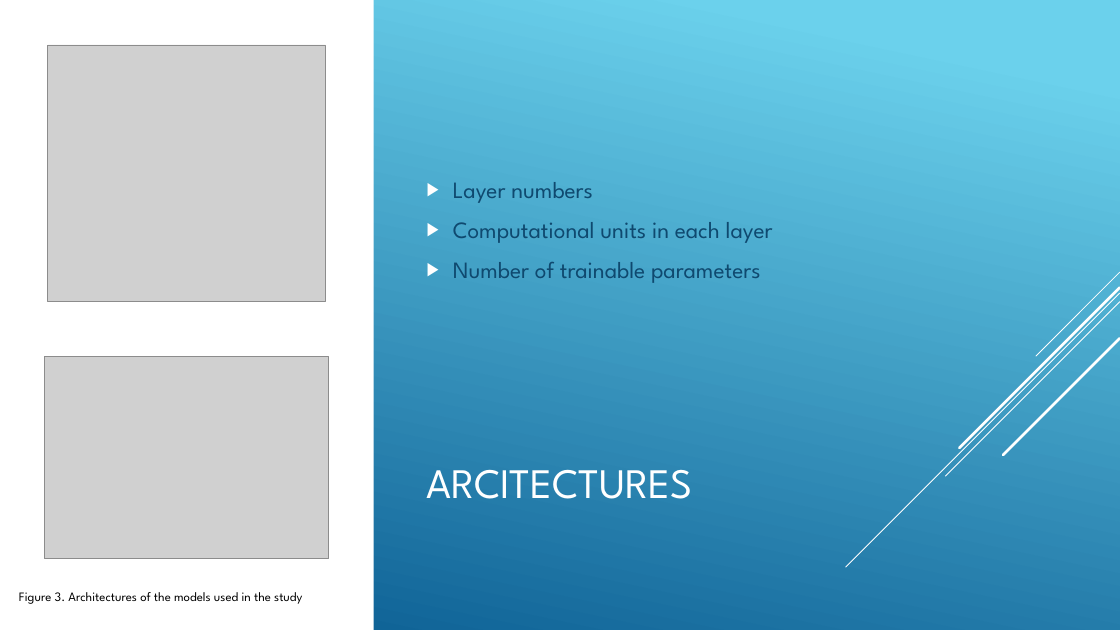
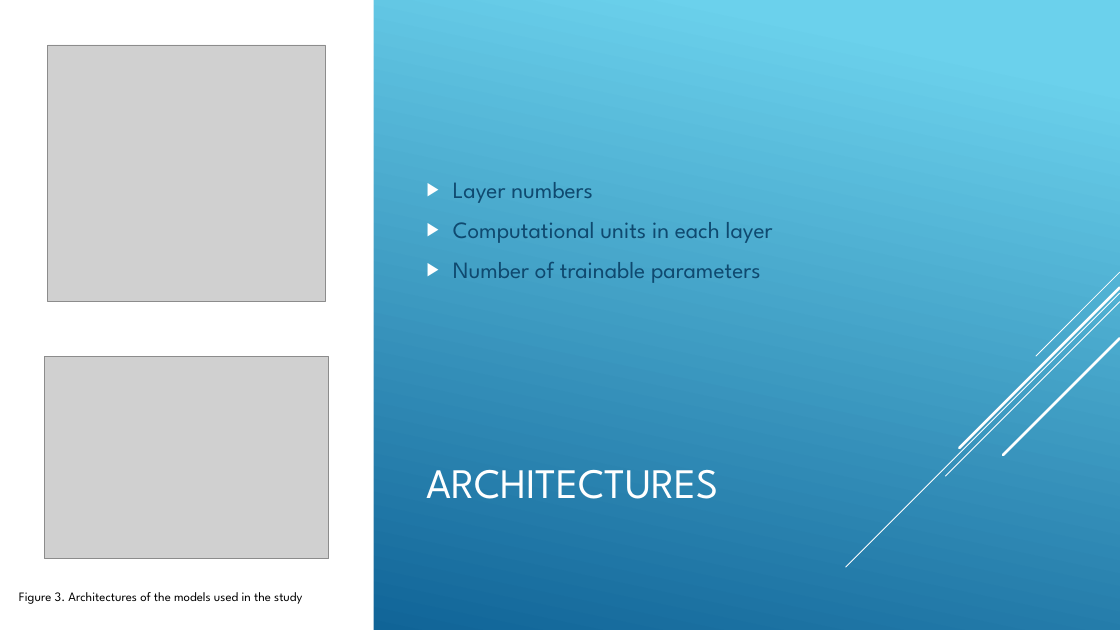
Before and after one commit to kutay-ugurlu/583-Project, a slide deck: slide 4 of report/Presentation.pptx. Drawn at 1120x630 pixels with LibreOffice and Linux fonts; fonts in the diff are those of the drawing; grey boxes stand for pictures. Boxes give left, top, right and bottom in pixels: in the first picture for what was removed or moved away, otherwise in the second. Text is boxed around its words. In the diff, an @@ line names an element or a change of style, - is before the commit and + after.

```diff
--- a/report/Presentation.pptx
+++ b/report/Presentation.pptx
@@ title at (427, 469, 719, 499): text changed @@
-ARCITECTURES
+ARCHITECTURES
```
Also in this commit, not shown: 3 other slides changed, 1 slide added.
